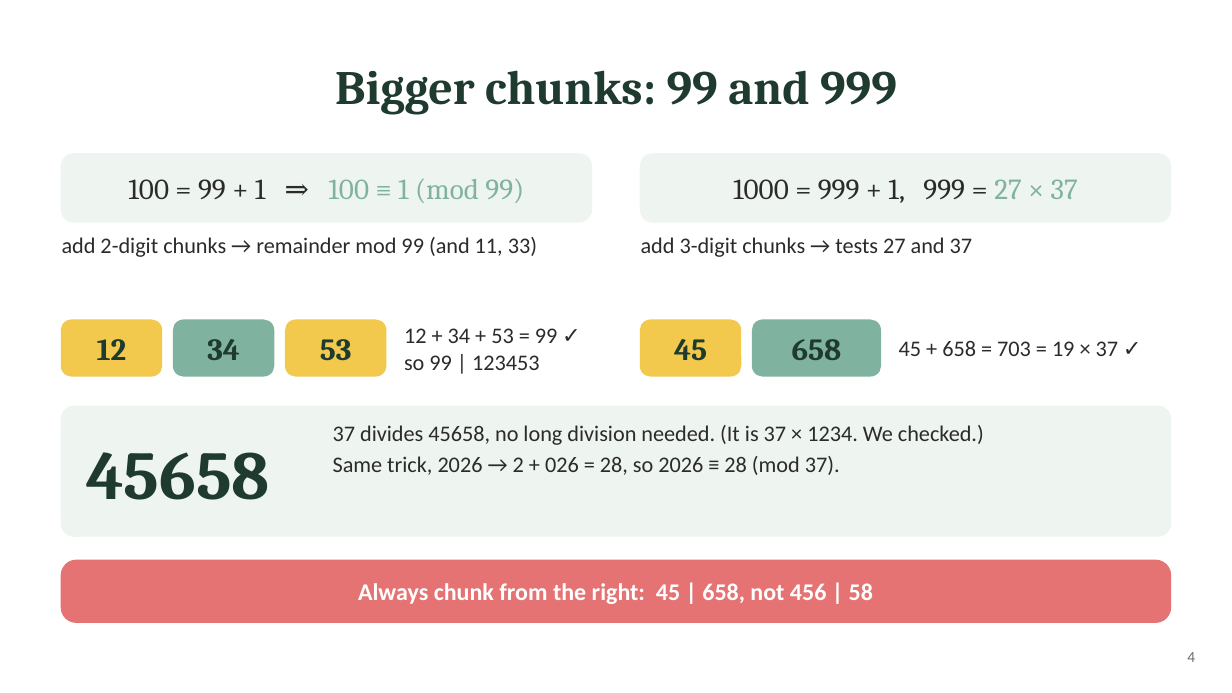
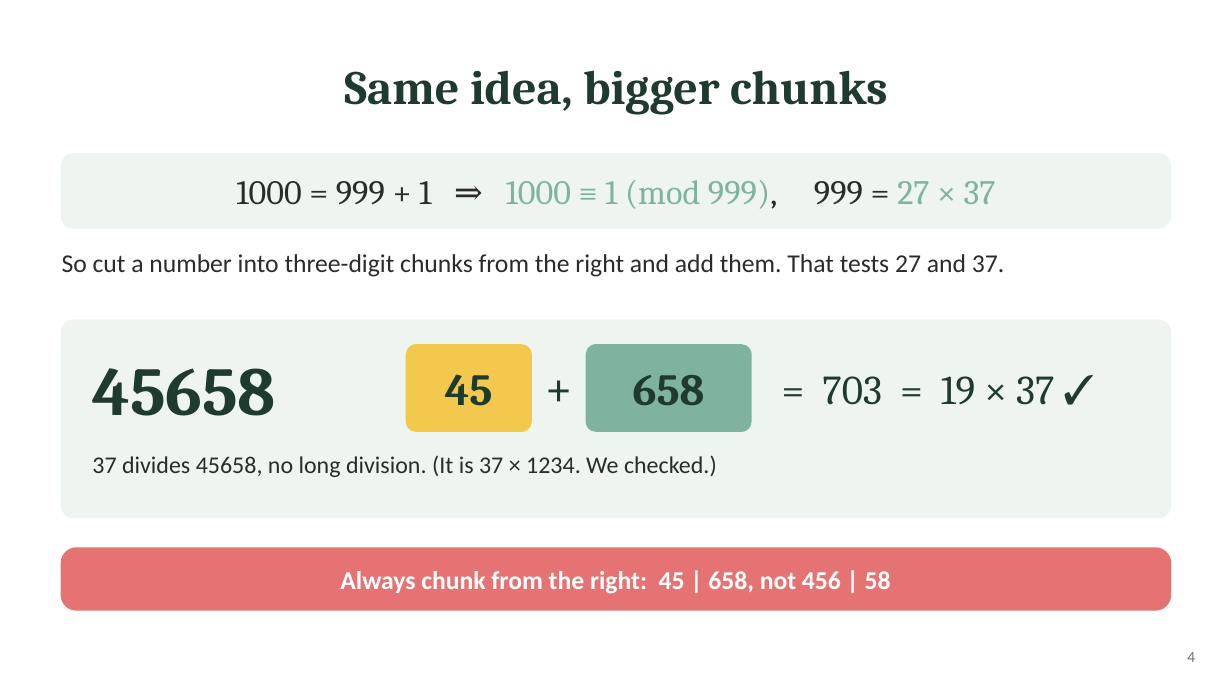
Before and after one commit to ZhihengLi0/math5248, a slide deck: slide 4 of presentation/PPT演讲版.pptx. Drawn at 1232x693 pixels with LibreOffice and Linux fonts; fonts in the diff are those of the drawing. Boxes give left, top, right and bottom in pixels: in the first picture for what was removed or moved away, otherwise in the second. Text is boxed around its words. In the diff, an @@ line names an element or a change of style, - is before the commit and + after.

```diff
--- a/presentation/PPT演讲版.pptx
+++ b/presentation/PPT演讲版.pptx
@@ title at (344,70,888,114): text changed @@
-Bigger chunks: 99 and 999
+Same idea, bigger chunks
@@ rounded rectangle: place and size @@
-rounded rectangle at (62,154,591,222)
+rounded rectangle at (62,154,1170,228)
@@ rounded rectangle removed at (641,154,1170,222) @@
@@ text removed at (733,179,1078,203) @@
-1000 = 999 + 1, 999 = 27 × 37
@@ text at (236,180,996,209): text changed; size 17 to 20 pt @@
-100 = 99 + 1 ⇒ 100 ≡ 1 (mod 99)
+1000 = 999 + 1 ⇒ 1000 ≡ 1 (mod 999), 999 = 27 × 37
@@ text removed at (641,237,973,257) @@
-add 3-digit chunks → tests 27 and 37
@@ text at (62,254,1004,277): text changed; size 13 to 15 pt @@
-add 2-digit chunks → remainder mod 99 (and 11, 33)
+So cut a number into three-digit chunks from the right and add them. That tests 27 and 37.
@@ rounded rectangle: place and size @@
-rounded rectangle at (62,407,1170,536)
+rounded rectangle at (62,320,1170,517)
@@ rounded rectangle removed at (62,320,161,376) @@
@@ rounded rectangle removed at (286,320,386,376) @@
@@ text removed at (404,328,558,370) @@
-12 + 34 + 53 = 99 ✓ so 99 | 123453
@@ rounded rectangle removed at (641,320,740,376) @@
@@ text "45658": place and size @@
-text "45658" at (86,452,270,500)
+text "45658" at (92,368,276,416)
@@ text removed at (97,339,127,360) @@
-12
@@ text removed at (207,339,240,360) @@
-34
@@ text removed at (320,339,352,361) @@
-53
@@ text "45" at (445,374,493,406): size 18 to 26 pt @@
@@ text "45": place and size @@
-text "45" at (674,339,707,361)
+text "45" at (445,374,493,406)
@@ rounded rectangle: place and size @@
-rounded rectangle at (174,320,274,376)
+rounded rectangle at (407,345,531,431)
@@ rounded rectangle at (407,345,531,431): fill #7FB3A0 to #F2C94C; outline #7FB3A0 1 pt to #F2C94C 1 pt; proportions changed @@
@@ text added at (531,345,586,431), 26 pt, text #1F3A2E @@
++
@@ proportions changed in 3 elements at (62,154,1170,228), (62,320,1170,517), (586,345,750,431) @@
@@ text "658": place and size @@
-text "658" at (792,339,842,360)
+text "658" at (633,375,705,406)
@@ text "658" at (633,375,705,406): size 18 to 26 pt @@
@@ rounded rectangle: place and size @@
-rounded rectangle at (753,320,880,376)
+rounded rectangle at (586,345,750,431)
@@ text at (822,376,1054,405): text changed; size 13 to 24 pt; font Calibri to Cambria; text colour #2B2B2B to #1F3A2E @@
-45 + 658 = 703 = 19 × 37 ✓
+= 703 = 19 × 37 ✓
@@ text at (92,455,717,477): text changed; size 13 to 14 pt @@
-37 divides 45658, no long division needed. (It is 37 × 1234. We checked.)
-Same trick, 2026 → 2 + 026 = 28, so 2026 ≡ 28 (mod 37).
+37 divides 45658, no long division. (It is 37 × 1234. We checked.)
@@ text "Always chunk from the right: ...": place and size @@
-text "Always chunk from the right: ..." at (358,583,873,604)
+text "Always chunk from the right: ..." at (340,571,891,594)
@@ rounded rectangle: place and size @@
-rounded rectangle at (62,561,1170,622)
+rounded rectangle at (62,548,1170,610)
@@ text "Always chunk from the right: ..." at (340,571,891,594): size 14 to 15 pt @@
```
Also in this commit, not shown: 5 other slides changed, 1 slide removed, 20 other files.
